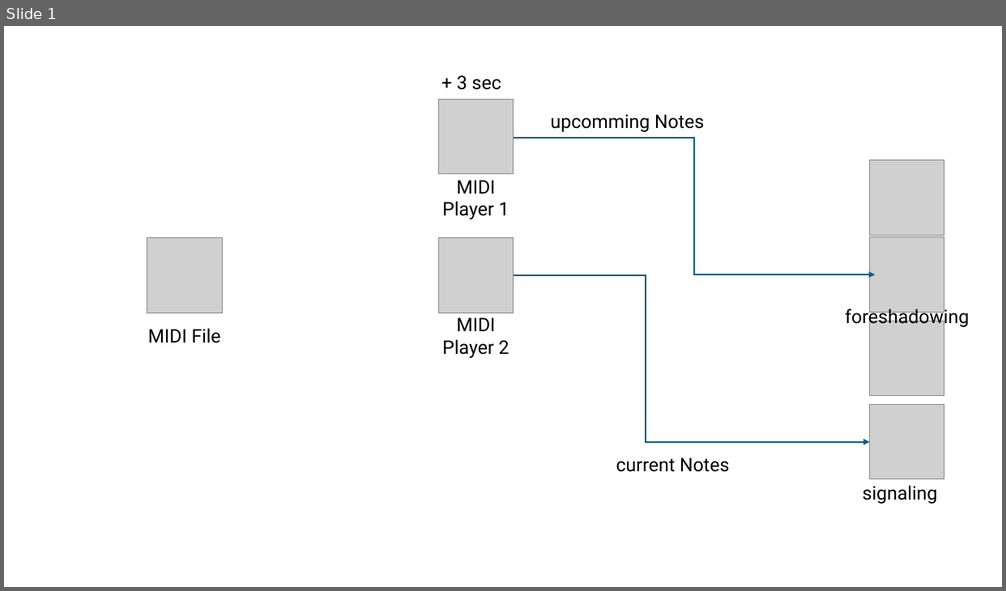
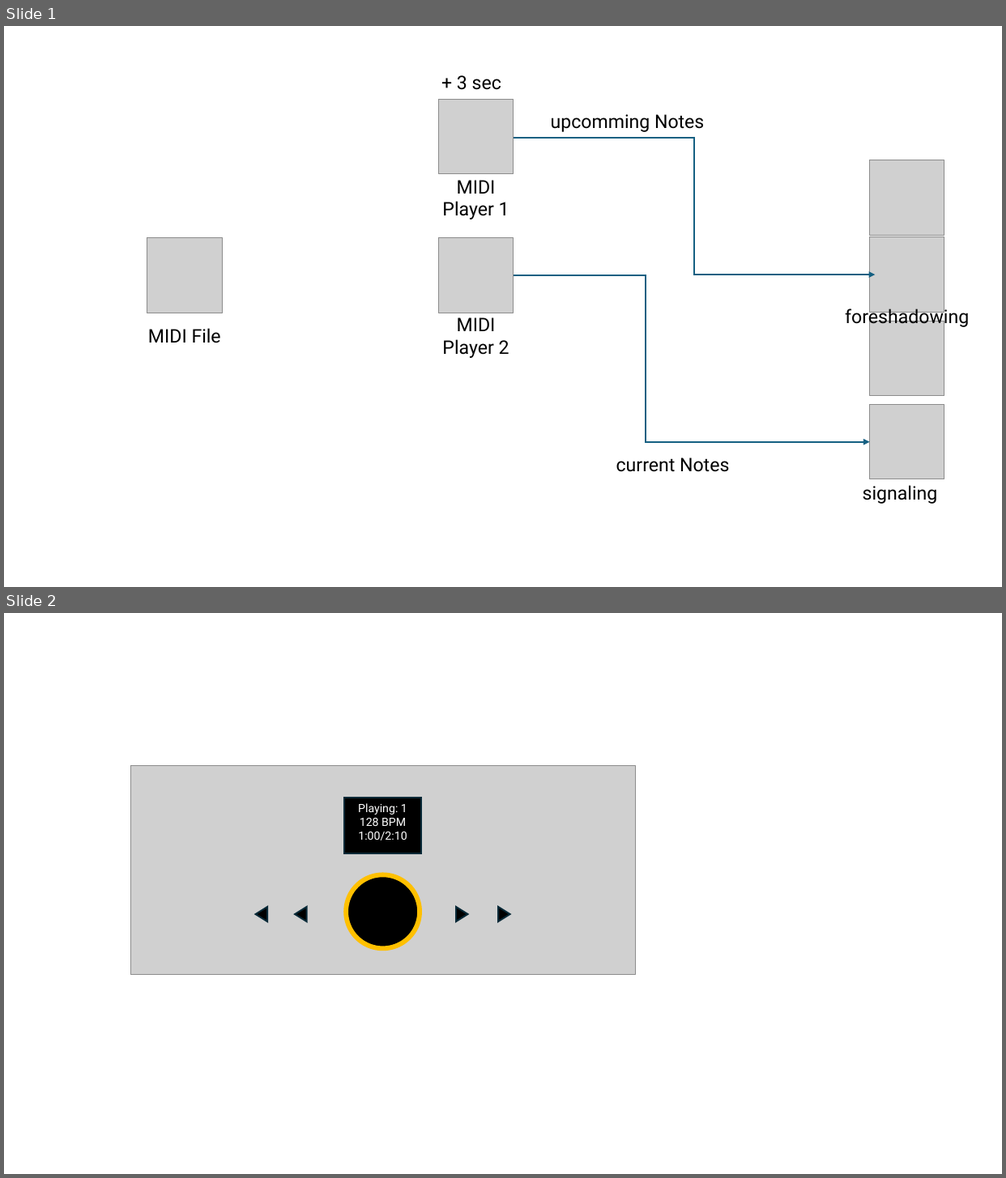
Before and after one commit to BasementEngineering/lekey, a slide deck: Keyboard.pptx. Shown one above the other, each under a label of ours: slide 1 before the commit, slides 1 and 2 after it. The pictures are 1006x591 and 1006x1178 pixels, drawn with LibreOffice and Linux fonts; fonts in the diff are those of the drawing; grey boxes stand for pictures. Boxes give left, top, right and bottom in pixels: in the first picture for what was removed or moved away, otherwise in the second. Text is boxed around its words. In the diff, an @@ line names an element or a change of style, - is before the commit and + after.

```diff
--- a/Keyboard.pptx
+++ b/Keyboard.pptx
@@ slide 2 added at (x1=4, y1=613, x2=1002, y2=1174), background #FFFFFF @@
@@ picture added at (x1=130, y1=766, x2=635, y2=974) @@
@@ rectangle added at (x1=345, y1=797, x2=421, y2=854), fill #000000, outline #092A39 1.5 pt, 11 pt, text #FFFFFF @@
+Playing: 1
+128 BPM
+1:00/2:10
@@ ellipse added at (x1=346, y1=875, x2=420, y2=948), fill #000000, outline #FFC000 4.5 pt @@
@@ triangle added at (x1=256, y1=907, x2=267, y2=922), fill #000000, outline #092A39 1.5 pt @@
@@ triangle added at (x1=296, y1=907, x2=307, y2=922), fill #000000, outline #092A39 1.5 pt @@
@@ triangle added at (x1=456, y1=907, x2=468, y2=922), fill #000000, outline #092A39 1.5 pt @@
@@ triangle added at (x1=498, y1=907, x2=510, y2=922), fill #000000, outline #092A39 1.5 pt @@
```
Also in this commit, not shown: 5 other files.
